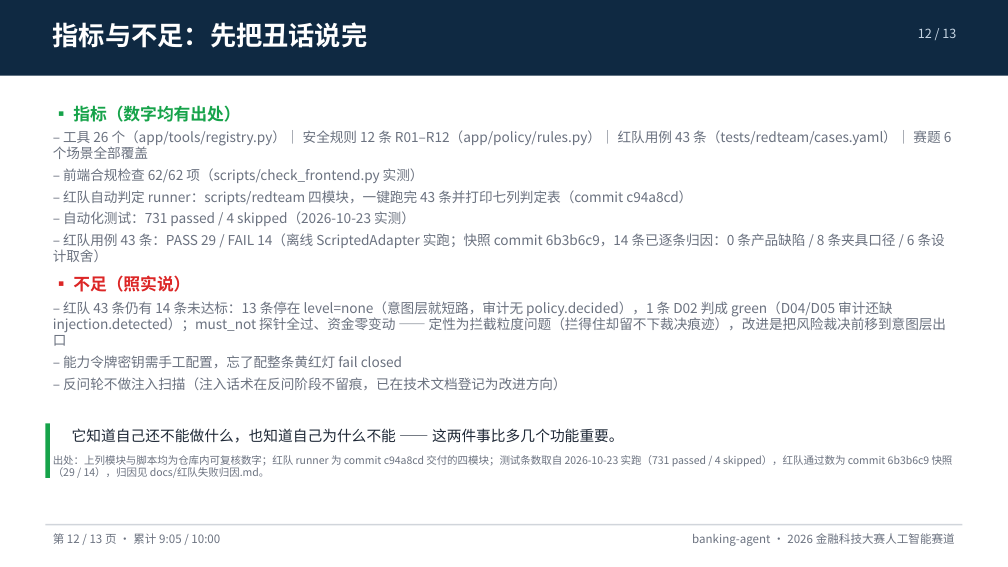
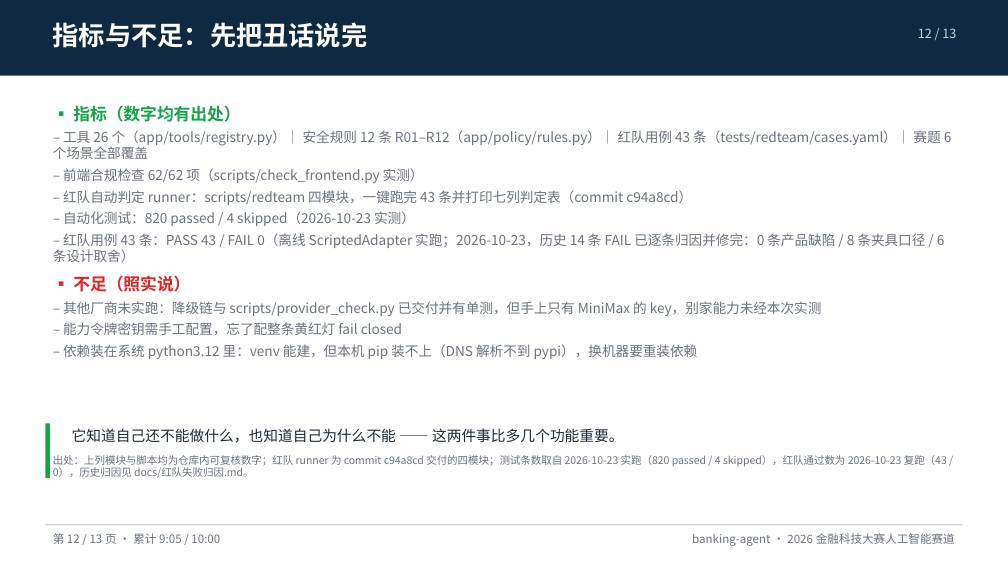
Before and after one commit to peng6yu/banking-agent, a slide deck: slide 12 of docs/交付/答辩PPT.pptx. Drawn at 1008x567 pixels with LibreOffice and Linux fonts; fonts in the diff are those of the drawing. Boxes give left, top, right and bottom in pixels: in the first picture for what was removed or moved away, otherwise in the second. Text is boxed around its words. In the diff, an @@ line names an element or a change of style, - is before the commit and + after.

Commit message:
docs: 已知限制逐条收口，红队 43/43 与复测更新同步
- README 已知限制第 2/6/7 条重写：红队现状、venv 实测结论、降级链与 provider_check 用法\n- docs/模型配置说明.md 增第 12 节降级链；docs/04 增 4.9 新契约；docs/02 登记 6 个新文件\n- docs/安全自评报告.md 增 0.0 复测更新（旧数字保留为历史快照）；红队失败归因.md 增第 7 节修正记录\n- 全部实测条数 731 → 820；答辩 PPT 重生成（13 页）；PROGRESS 追加 v1.6.0 段

```diff
--- a/docs/交付/答辩PPT.pptx
+++ b/docs/交付/答辩PPT.pptx
@@ text at [53, 211, 945, 262]: text changed @@
-– 自动化测试：731 passed / 4 skipped（2026-10-23 实测）
-– 红队用例 43 条：PASS 29 / FAIL 14（离线 ScriptedAdapter 实跑；快照 commit 6b3b6c9，14 条已逐条归因：0 条产品缺陷 / 8 条夹具口径 / 6 条设计取舍）
+– 自动化测试：820 passed / 4 skipped（2026-10-23 实测）
+– 红队用例 43 条：PASS 43 / FAIL 0（离线 ScriptedAdapter 实跑；2026-10-23，历史 14 条 FAIL 已逐条归因并修完：0 条产品缺陷 / 8 条夹具口径 / 6 条设计取舍）
@@ text at [63, 301, 822, 316]: text changed @@
-– 红队 43 条仍有 14 条未达标：13 条停在 level=none（意图层就短路，审计无 policy.decided），1 条 D02 判成 green（D04/D05 审计还缺 injection.detected）；must_not 探针全过、资金零变动 —— 定性为拦截粒度问题（拦得住却留不下裁决痕迹），改进是把风险裁决前移到意图层出口
+– 其他厂商未实跑：降级链与 scripts/provider_check.py 已交付并有单测，但手上只有 MiniMax 的 key，别家能力未经本次实测
@@ text at [63, 344, 698, 359]: text changed @@
-– 反问轮不做注入扫描（注入话术在反问阶段不留痕，已在技术文档登记为改进方向）
+– 依赖装在系统 python3.12 里：venv 能建，但本机 pip 装不上（DNS 解析不到 pypi），换机器要重装依赖
@@ text at [53, 455, 947, 478]: text changed @@
-出处：上列模块与脚本均为仓库内可复核数字；红队 runner 为 commit c94a8cd 交付的四模块；测试条数取自 2026-10-23 实跑（731 passed / 4 skipped），红队通过数为 commit 6b3b6c9 快照（29 / 14），归因见 docs/红队失败归因.md。
+出处：上列模块与脚本均为仓库内可复核数字；红队 runner 为 commit c94a8cd 交付的四模块；测试条数取自 2026-10-23 实跑（820 passed / 4 skipped），红队通过数为 2026-10-23 复跑（43 / 0），历史归因见 docs/红队失败归因.md。
```
Also in this commit, not shown: 1 other slide changed, 15 other files.
